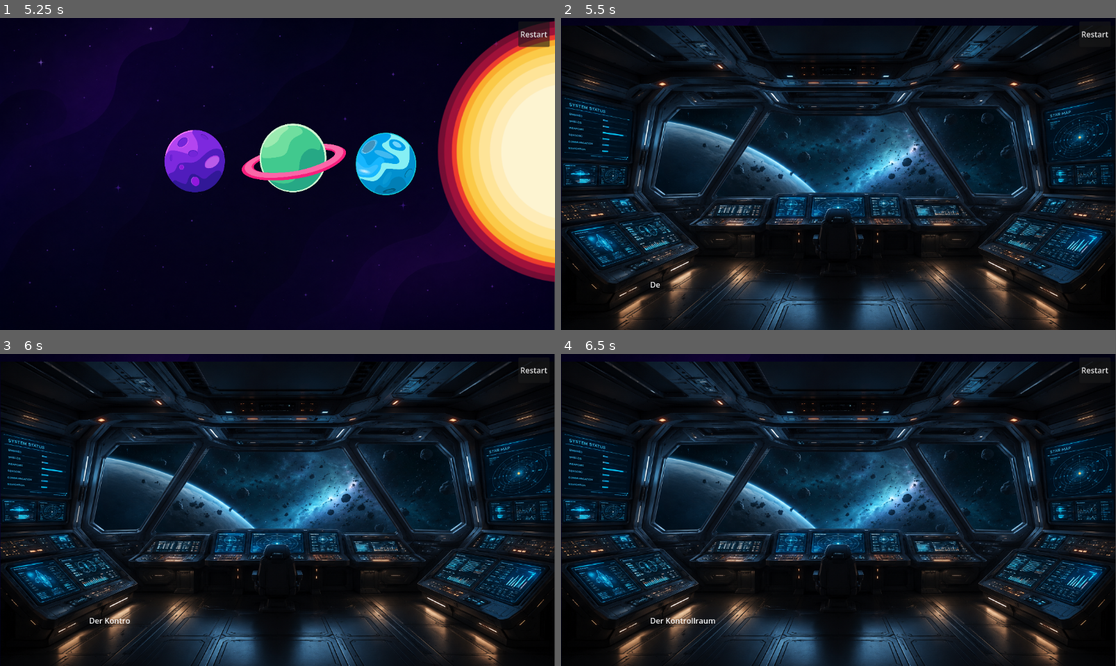
Above: before the commit, frames 1-4 (two rows, left to right).
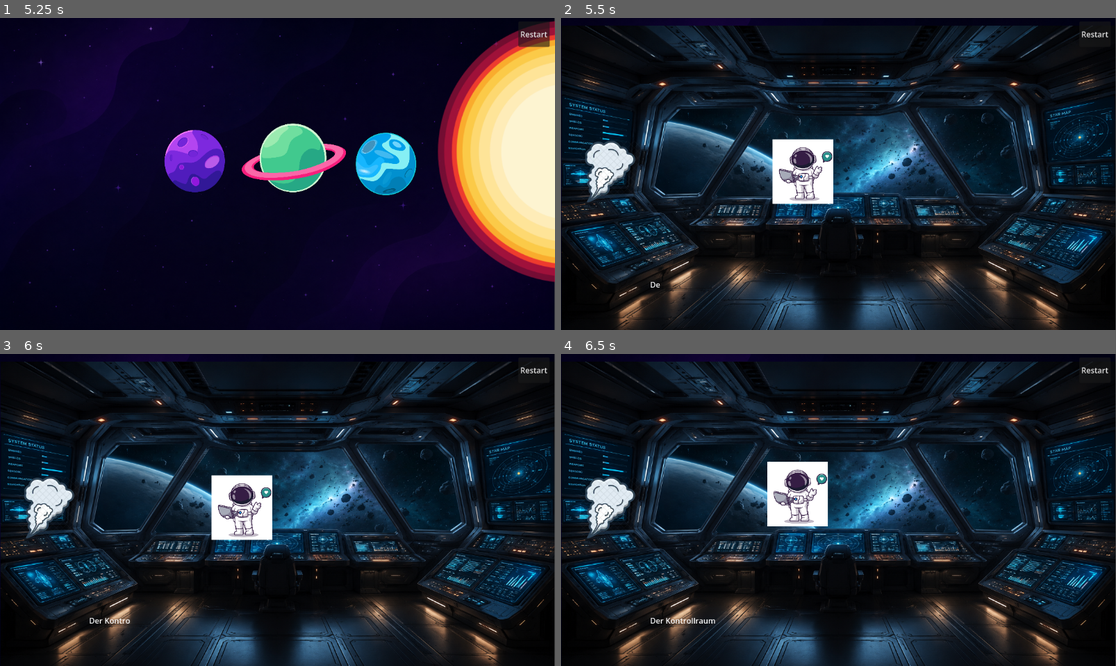
Above: after the commit, the same moments.

Repository: DanilLvov/GamificationTool
Game: Godot game, scene res://Scenes/Menu.tscn
Two runs of this game, one before a commit and one after it. Both use one fixed random seed, a clock stepped at 60 frames per second and the inputs below.
Inputs (mouse positions are in pixels of both pictures, inside the frame that each line leads up to):
- Up to frame 1 (5.25 s): click "Start" at 0.5 s; click "Restart" at 1.25 s; click "Restart" at 2 s; click "Restart" at 2.75 s; click "Yes" at 3.5 s; click "Start" at 4.25 s; tap Enter at 5 s; move the mouse to (399, 158) at 5.02 s; click (399, 158) at 5.17 s
- Up to frame 2 (5.5 s): no input
- Up to frame 3 (6 s): tap Space at 5.75 s; move the mouse to (166, 525) at 5.77 s; click (166, 525) at 5.92 s
- Up to frame 4 (6.5 s): no input

Frame 1 is identical in both runs. In frame 2, 3.4% of the frame differs, in the area x 4-50%, y 38-60%; in frame 3, 3.4%; in frame 4, 3.4%.

Commit message:
WIP Add animation structure and logic

Diff:
--- a/Database/animations.json
+++ b/Database/animations.json
@@ -0,0 +1,83 @@
+{
+    "0": {
+        "name": "test",
+        "position": [
+            {
+                "time": 1,
+                "coordinates": [
+                    500,
+                    300
+                ]
+            },
+            {
+                "time": 2,
+                "coordinates": [
+                    450,
+                    250
+                ]
+            },
+            {
+                "time": 3,
+                "coordinates": [
+                    500,
+                    300
+                ]
+            }
+        ],
+        "scale": [],
+        "rotation": [],
+        "alternate_image": []
+    },
+    "1": {
+        "name": "test2",
+        "position": [],
+        "scale": [
+            {
+                "time": 0,
+                "scale": 0.5
+            },
+            {
+                "time": 1,
+                "scale": 0.5
+            },
+            {
+                "time": 2,
+                "scale": 0.5
+            },
+            {
+                "time": 3,
+                "scale": 0.25
+            },
+            {
+                "time": 4,
+                "scale": 0.5
+            },
+            {
+                "time": 5,
+                "scale": 0.25
+            },
+            {
+                "time": 6,
+                "scale": 0.5
+            },
+            {
+                "time": 7,
+                "scale": 0.25
+            },
+            {
+                "time": 8,
+                "scale": 0.5
+            },
+            {
+                "time": 9,
+                "scale": 0.25
+            },
+            {
+                "time": 10,
+                "scale": 0.5
+            }
+        ],
+        "rotation": [],
+        "alternate_image": []
+    }
+}
--- a/Database/cutscenes.json
+++ b/Database/cutscenes.json
@@ -6,8 +6,23 @@
         "objects": [
             {
                 "id": 0,
-                "hasAnimation": true,
-                "animationId": 0
+                "name": "Astronaut",
+                "path": "res://Assets/Objects/Astronaut.png",
+                "position_x": 500,
+                "position_y": 300,
+                "scale": 0.2,
+                "hasAnimation": true,
+                "animationId": "0"
+            },
+            {
+                "id": 1,
+                "name": "Smoke",
+                "path": "res://Assets/Objects/smoke.webp",
+                "position_x": 100,
+                "position_y": 300,
+                "scale": 0.5,
+                "hasAnimation": true,
+                "animationId": "1"
             }
         ]
     },
--- a/Scripts/cutscene.gd
+++ b/Scripts/cutscene.gd
@@ -8,13 +8,15 @@
 
 var cutscenes: Dictionary
 var animations: Dictionary
+
+var timer = 0.0
 
 # Node variables, if changing node name, change it here:
 @onready var _background = $Background
 @onready var _subtitles = $UiElements/Subtitles
 @onready var _continue = $UiElements/ContinueTextureButton
 @onready var _animation_objects = $AnimationObjects
-@onready var _ui_elements = $UiElements
+#@onready var _ui_elements = $UiElements
 
 # Global cutscene structure variable
 var current_cutscene = {
@@ -25,16 +27,23 @@
 	"objects": []
 }
 
+var animation_object_connections = []
+
 # Called when the node enters the scene tree for the first time.
 func _ready() -> void:
 	# Load cutscene and animation data from JSON files
 	cutscenes = _load_JSON("res://Database/cutscenes.json")
-	#animations = read_JSON("res://Database/animations.json") #TODO animations structure hinzufügen und Funktionalität hinzufügen
+	animations = _load_JSON("res://Database/animations.json")
 
 
 # Called every frame. 'delta' is the elapsed time since the previous frame.
-func _process(_delta: float) -> void:
-	pass
+func _process(delta: float) -> void:
+	timer += delta
+	print(timer)
+	for animation_object in _animation_objects.get_children():
+		for connection in animation_object_connections:
+				if animation_object.name == connection["object_name"]:
+					_update_animation_object(animation_object)
 
 
 # Parsing json with all checks and errors
@@ -111,11 +120,16 @@
 		for child in _animation_objects.get_children():
 			child.queue_free()
 
+		animation_object_connections.clear()
+
 		# Emit signal, so next scene can be played
 		emit_signal("finished")
 
 # Load background image, animation objects and play scene with subtitles
 func play_cutscene():
+	timer = 0.0
+	_continue.visible = false
+
 	var background_image_path = current_cutscene["background_image_path"]
 
 	# Check if path to background image is valid
@@ -149,12 +163,19 @@
 			push_error("Invalid or missing position/scale for object '%s'" % object.get("name"))
 			continue
 
-		# Create a new  unique Sprite2D node for every animation object in scene as achild of animation objects parent node at position/scale from dictionary
+		# Create a new unique Sprite2D node for every animation object in scene as child of animation objects parent node
 		var animation_object = Sprite2D.new()
 		animation_object.name = object.get("name", "")
 		animation_object.texture = load(object_path)
 		animation_object.global_position = Vector2(position_x, position_y)
 		animation_object.scale = Vector2(scale_value, scale_value)
+
+		if object.get("hasAnimation") == true and object.has("animationId"):
+			animation_object_connections.append({
+			"object_name": animation_object.name,
+			"animation_id": object.get("animationId")
+			})
+
 		_animation_objects.add_child(animation_object)
 
 	# Animate every character in subtitles string
@@ -171,3 +192,121 @@
 
 	# Show continue button at end of cutscene
 	_continue.visible = true
+
+
+func _update_animation_object(animation_object: Sprite2D):
+	print("Update:", animation_object.name)
+	var animation_id = _get_animation_id(animation_object.name)
+	var animation_data = animations.get(str(animation_id))
+
+	if animation_data == null:
+		push_error("Animation not found: " + str(animation_id))
+		return
+
+	_update_position(animation_object, animation_data)
+	_update_scale(animation_object, animation_data)
+	_update_rotation(animation_object, animation_data)
+	_update_alternate_image(animation_object, animation_data)
+
+func _get_animation_id(object_name: String):
+	for connection in animation_object_connections:
+		if connection["object_name"] == object_name:
+			return connection["animation_id"]
+	return null
+
+
+func _update_position(animation_object: Sprite2D, animation_data: Dictionary):
+	print("Update Position:", animation_object.name)
+	var positions = animation_data.get("position", [])
+
+	if positions.size() < 2:
+		return
+
+	for i in range(positions.size() - 1):
+		var start_key = positions[i]
+		var end_key = positions[i + 1]
+
+		var start_time = float(start_key["time"])
+		var end_time = float(end_key["time"])
+
+		if timer >= start_time and timer <= end_time:
+			var progress = (timer - start_time) / (end_time - start_time)
+
+			var start_pos = Vector2(
+				start_key["coordinates"][0],
+				start_key["coordinates"][1]
+			)
+
+			var end_pos = Vector2(
+				end_key["coordinates"][0],
+				end_key["coordinates"][1]
+			)
+
+			animation_object.global_position = start_pos.lerp(
+				end_pos,
+				progress
+			)
+
+			return
+
+
+func _update_scale(animation_object: Sprite2D, animation_data: Dictionary):
+	var scales = animation_data.get("scale", [])
+
+	if scales.size() < 2:
+		return
+
+	for i in range(scales.size() - 1):
+		var start_key = scales[i]
+		var end_key = scales[i + 1]
+
+		var start_time = float(start_key["time"])
+		var end_time = float(end_key["time"])
+
+		if timer >= start_time and timer <= end_time:
+			var progress = (timer - start_time) / (end_time - start_time)
+
+			var value = lerpf(
+				float(start_key["scale"]),
+				float(end_key["scale"]),
+				progress
+			)
+
+			animation_object.scale = Vector2(value, value)
+
+			return
+
+func _update_rotation(animation_object: Sprite2D, animation_data: Dictionary):
+	var rotations = animation_data.get("rotation", [])
+
+	if rotations.size() < 2:
+		return
+
+	for i in range(rotations.size() - 1):
+		var start_key = rotations[i]
+		var end_key = rotations[i + 1]
+
+		var start_time = float(start_key["time"])
+		var end_time = float(end_key["time"])
+
+		if timer >= start_time and timer <= end_time:
+			var progress = (timer - start_time) / (end_time - start_time)
+
+			animation_object.rotation_degrees = lerpf(
+				float(start_key["value"]),
+				float(end_key["value"]),
+				progress
+			)
+
+			return
+
+
+func _update_alternate_image(animation_object: Sprite2D, animation_data: Dictionary):
+	var images = animation_data.get("alternate_image", [])
+
+	for image_data in images:
+		if timer >= float(image_data["time"]):
+			var path = image_data.get("path", "")
+
+			if path != "" and FileAccess.file_exists(path):
+				animation_object.texture = load(path)
--- a/Scripts/mini_game.gd
+++ b/Scripts/mini_game.gd
@@ -8,7 +8,7 @@
 
 
 # Called every frame. 'delta' is the elapsed time since the previous frame.
-func _process(delta: float) -> void:
+func _process(_delta: float) -> void:
 	pass
 
 #TODO: change to cuurrent project task
Not shown, added: Assets/UI/Frames/Frame_0.1V1.svg.import
Not shown, added: Assets/UI/Frames/Frame_0.1V2.svg.import
Not shown, added: Assets/UI/Simple_Buttons/simple_button_hover.svg.import
Not shown, added: Assets/UI/Simple_Buttons/simple_button_normal.svg.import
Not shown, added: Assets/UI/Simple_Buttons/simple_button_press.svg.import
Not shown, added: Assets/UI/Simple_Buttons/simple_button_round_arrow_hover.svg.import
Not shown, added: Assets/UI/Simple_Buttons/simple_button_round_arrow_hover_mirrored.svg.import
Not shown, added: Assets/UI/Simple_Buttons/simple_button_round_arrow_normal.svg.import
Not shown, added: Assets/UI/Simple_Buttons/simple_button_round_arrow_normal_mirrored.svg.import
Not shown, added: Assets/UI/Simple_Buttons/simple_button_round_arrow_press_mirrored.svg.import
Not shown, added: Assets/UI/Simple_Buttons/simple_button_round_arrow_pressed.svg.import
Not shown, added: Assets/UI/Simple_Buttons/simple_button_round_hover.svg.import
(and 7 more such lines)
